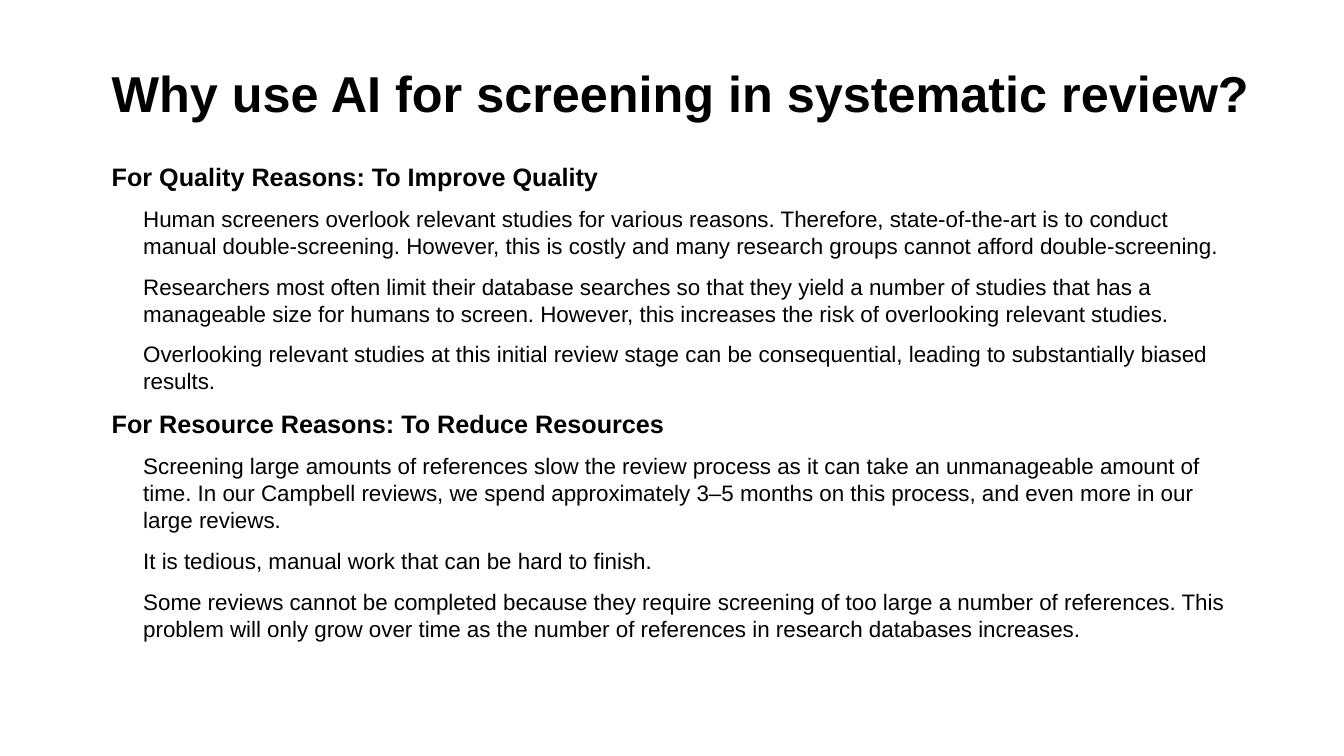
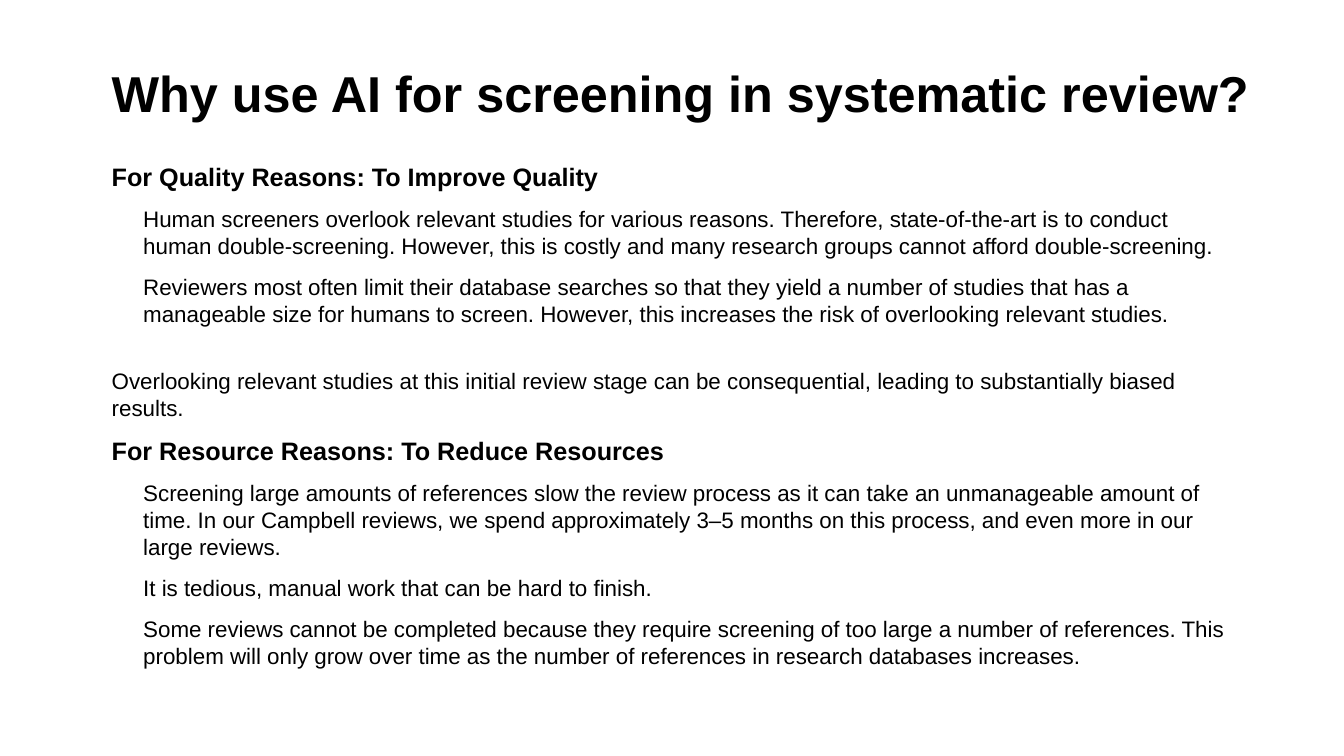
Before and after one commit to MikkelVembye/SRMA-SIG-presentation, a slide deck: slide 2 of SRMA SIG presentation 2024 .potx.pptx. Drawn at 1344x756 pixels with LibreOffice and Linux fonts; fonts in the diff are those of the drawing; background and template pictures are left out. Boxes give left, top, right and bottom in pixels: in the first picture for what was removed or moved away, otherwise in the second. Text is boxed around its words. In the diff, an @@ line names an element or a change of style, - is before the commit and + after.

```diff
--- a/SRMA SIG presentation 2024 .potx.pptx
+++ b/SRMA SIG presentation 2024 .potx.pptx
@@ text at <box>143,210,1213,327</box>: text changed @@
-• Human screeners overlook relevant studies for various reasons. Therefore, state-of-the-art is to conduct manual double-screening. However, this is costly and many research groups cannot afford double-screening.
-• Researchers most often limit their database searches so that they yield a number of studies that has a manageable size for humans to screen. However, this increases the risk of overlooking relevant studies.
+• Human screeners overlook relevant studies for various reasons. Therefore, state-of-the-art is to conduct human double-screening. However, this is costly and many research groups cannot afford double-screening.
+• Reviewers most often limit their database searches so that they yield a number of studies that has a manageable size for humans to screen. However, this increases the risk of overlooking relevant studies.
@@ text at <box>112,372,1175,417</box>: bullet • to none @@
```
Also in this commit, not shown: 10 other slides changed, 5 other files.
